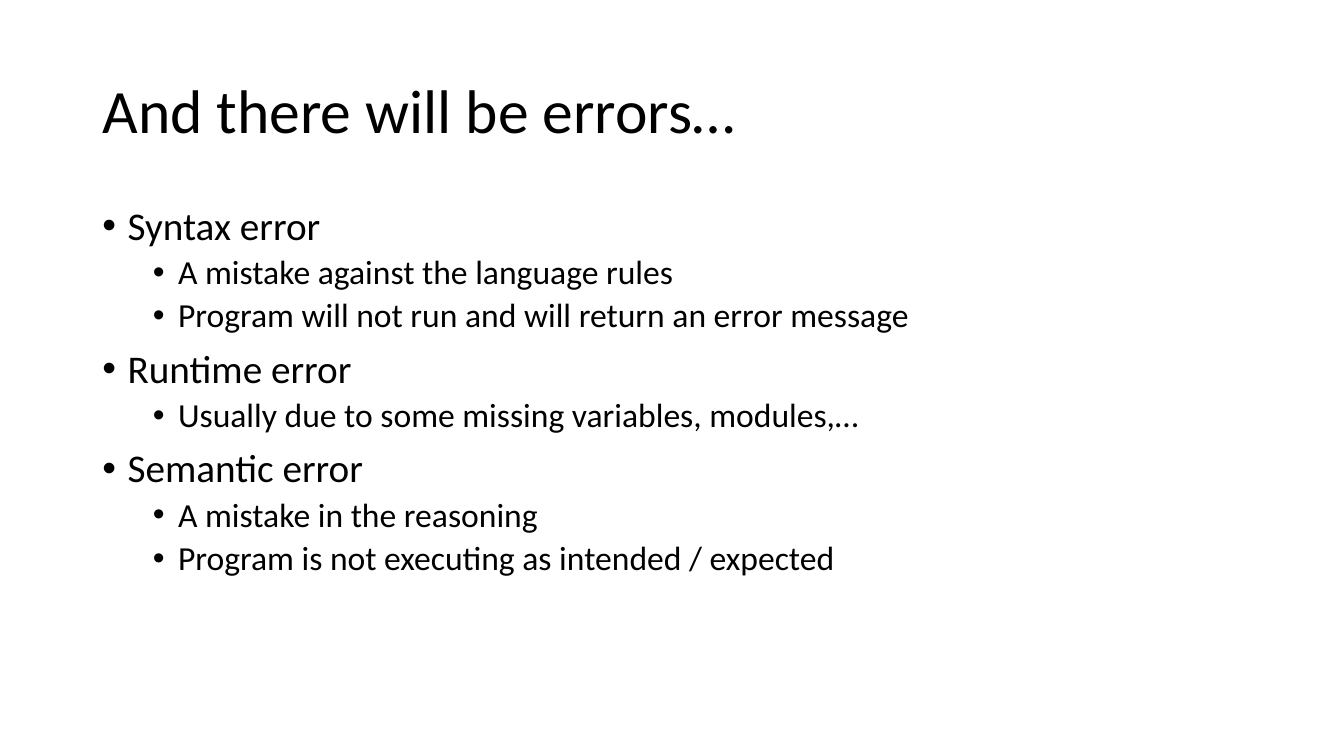
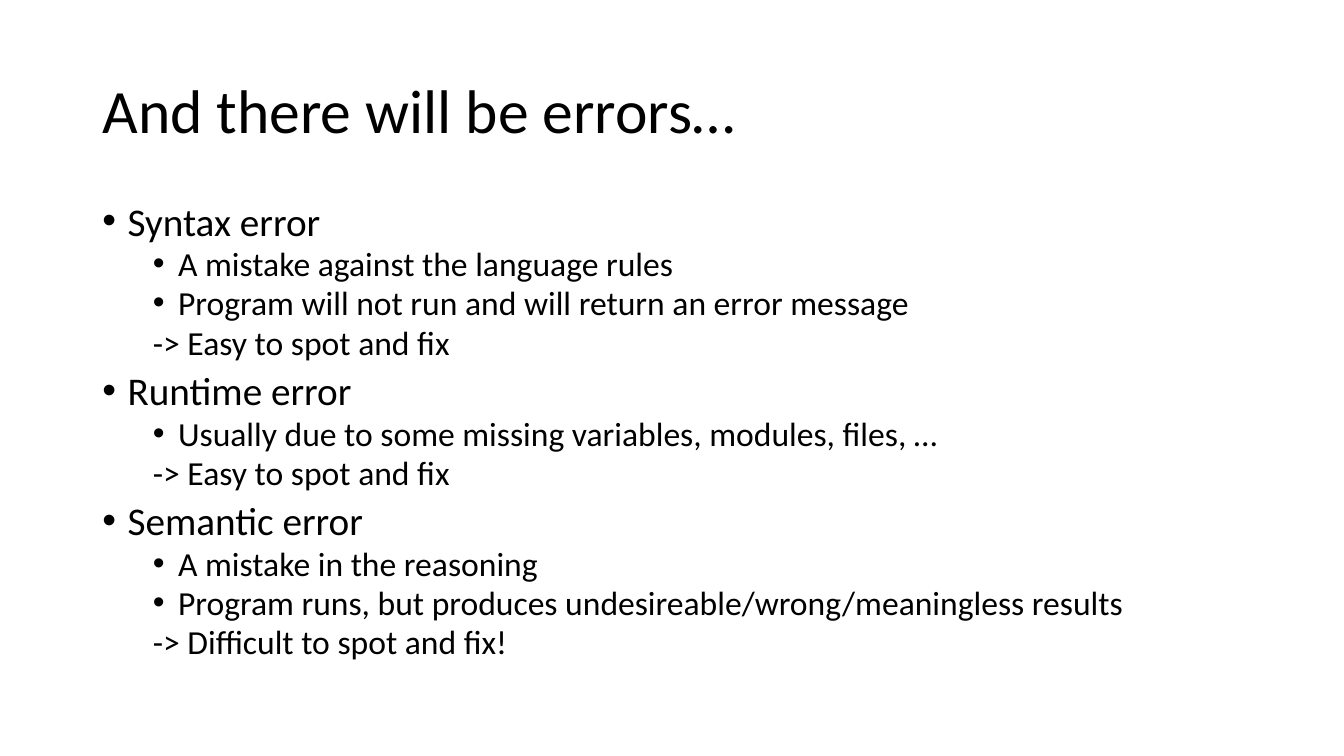
Before and after one commit to moravveji/python_intro_training, a slide deck: slide 27 of slides-pptx/01-Python_intro_overview.pptx (slide 26 before the commit). Drawn at 1344x756 pixels with LibreOffice and Linux fonts; fonts in the diff are those of the drawing. Boxes give left, top, right and bottom in pixels: in the first picture for what was removed or moved away, otherwise in the second. Text is boxed around its words. In the diff, an @@ line names an element or a change of style, - is before the commit and + after.

```diff
--- a/slides-pptx/01-Python_intro_overview.pptx
+++ b/slides-pptx/01-Python_intro_overview.pptx
@@ text at (x1=128, y1=210, x2=908, y2=582): line spacing 0.9 to 0.8 @@
@@ text at (x1=187, y1=331, x2=449, y2=361): paragraph added @@
+  -> Easy to spot and fix
@@ text at (x1=178, y1=422, x2=907, y2=491): text changed @@
-  • Usually due to some missing variables, modules,…
+  • Usually due to some missing variables, modules, files, …
+  -> Easy to spot and fix
@@ text at (x1=178, y1=591, x2=1123, y2=660): text changed @@
-  • Program is not executing as intended / expected
+  • Program runs, but produces undesireable/wrong/meaningless results
+  -> Difficult to spot and fix!
```
Also in this commit, not shown: 12 other slides changed, 1 slide added, 14 other files.
